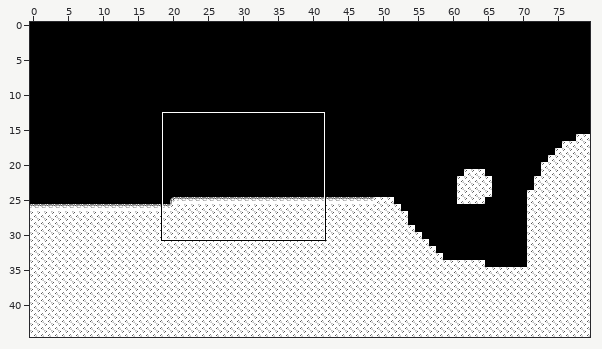
One commit to this Tiled map: Output/Assets/map/Map.tmx. The first picture is a wide view before the edit; the outline marks the close-up.
Close-up. Old version:
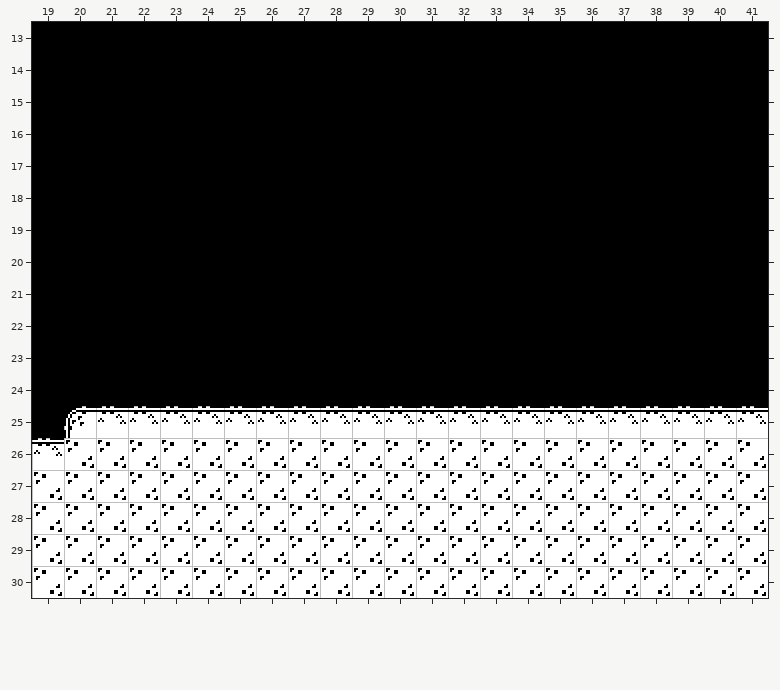
Cells are 16x16 px. Shown: x 19..41, y 13..30. The commit also changed other parts of the map, which this record leaves out. The old version is drawn lined up with the new one.
Now the later version:
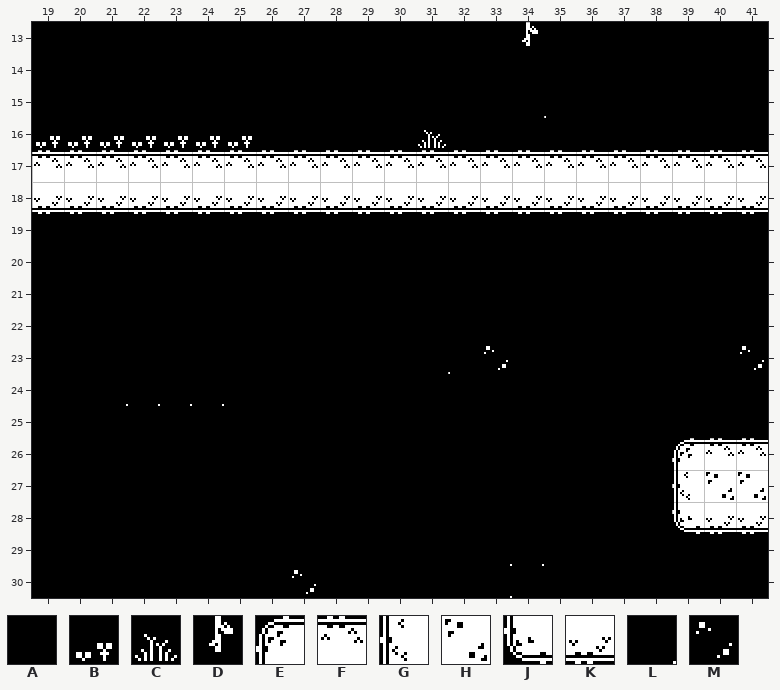
Key: from "TileSet": A 0, B 16, C 18, D 39, E 87, F 88, G 107, H 108, J 127, K 128, L 214, M 291.
_ is an empty cell.
Tiles replaced or removed in this view: A, E, F, H.
The edit:
Changed rows in their new state; . is an unchanged cell.
map size 80x45 -> 80x30 cells
Layer "Capa de patrones 1":
first column x 19:
13 ...............D.......
16 BBBBBBB.....C..........
17 FFFFFFFFFFFFFFFFFFFFFFF
18 KKKKKKKKKKKKKKKKKKKKKKK
first column x 19:
23 ..............M.......M
25 .AAAAAAAAAAAAAAAAAAAAAA
26 AAAAAAAAAAAAAAAAAAAAEFF
27 AAAAAAAAAAAAAAAAAAAAG..
28 AAAAAAAAAAAAAAAAAAAAJKK
29 AAAAAAAAAAAAAALLAAAAAAA
30 AAAAAAAAMAAAAALAAAAAAAA
Where, in picture pixels (left, top, right, bottom), the same in both close-ups:
changed: (522, 22, 538, 46)
changed: (32, 130, 768, 214)
changed: (484, 346, 508, 370)
changed: (740, 346, 764, 370)
changed: (32, 406, 768, 598)
